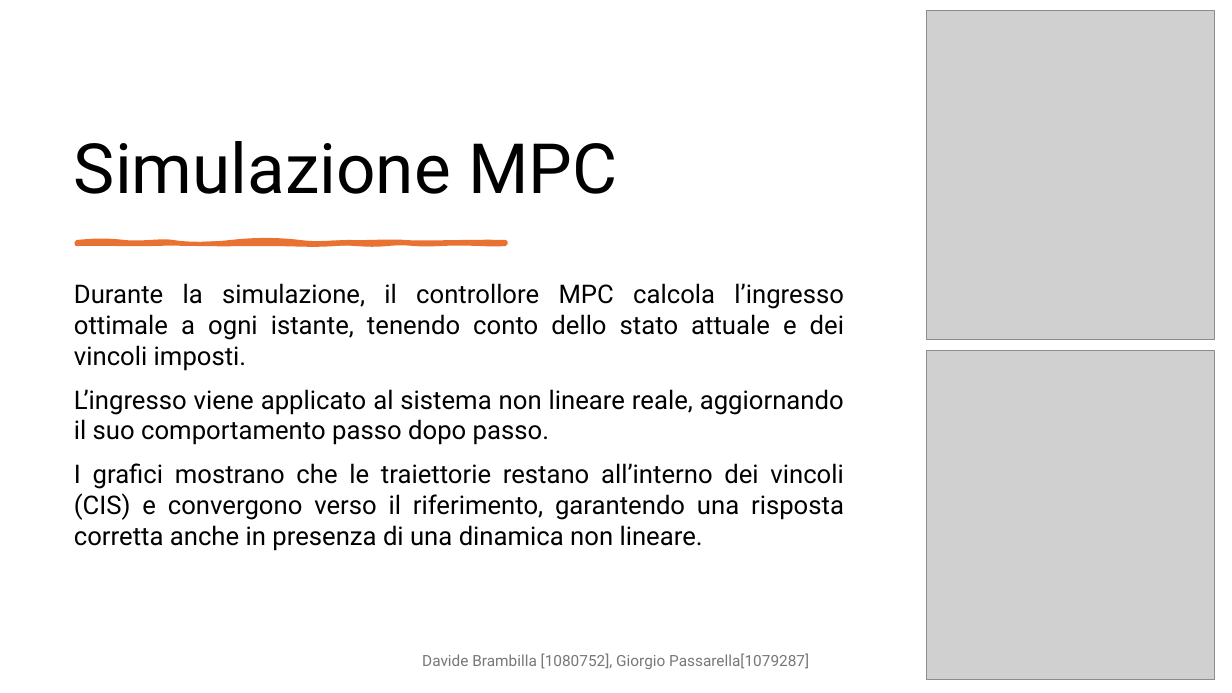
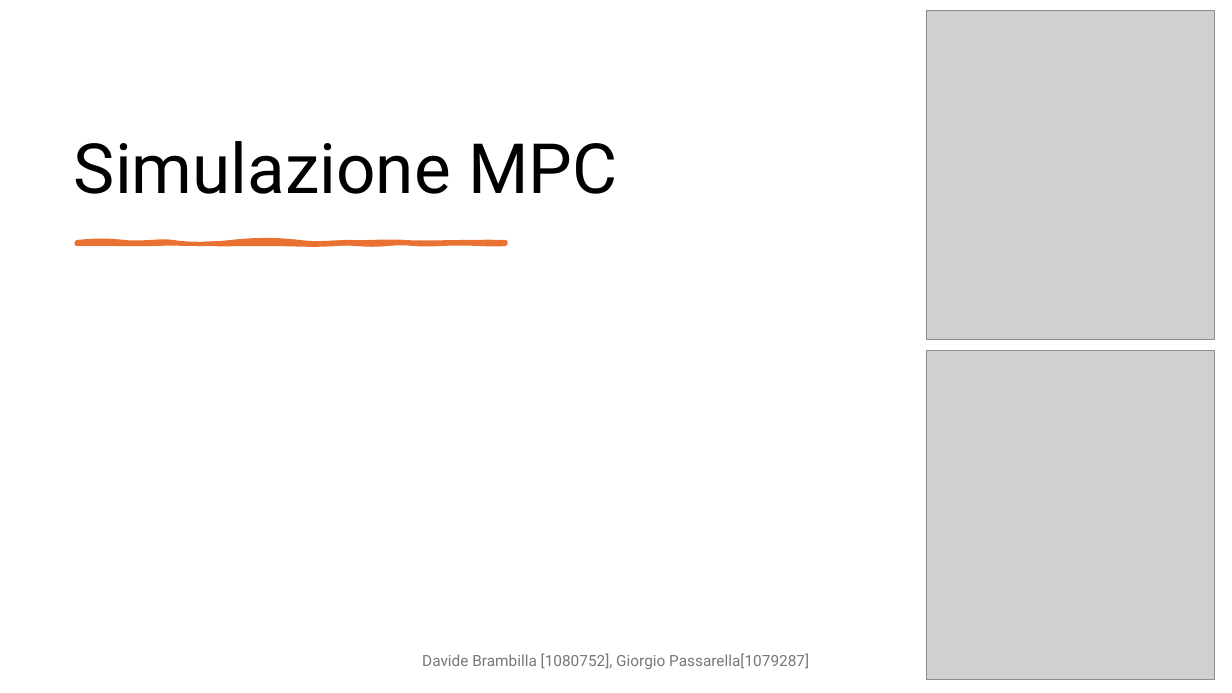
Before and after one commit to DavideBrambilla98/interconnectedTanksMPC, a slide deck: slide 18 of cam.pptx. Drawn at 1232x693 pixels with LibreOffice and Linux fonts; fonts in the diff are those of the drawing; grey boxes stand for pictures. Boxes give left, top, right and bottom in pixels: in the first picture for what was removed or moved away, otherwise in the second. Text is boxed around its words. In the diff, an @@ line names an element or a change of style, - is before the commit and + after.

Commit message:
Update cam.pptx
Aggiornata parte con vincoli di disuguaglianza

```diff
--- a/cam.pptx
+++ b/cam.pptx
@@ text removed at (74, 283, 844, 551) @@
-Durante la simulazione, il controllore MPC calcola l’ingresso ottimale a ogni istante, tenendo conto dello stato attuale e dei vincoli imposti.
-L’ingresso viene applicato al sistema non lineare reale, aggiornando il suo comportamento passo dopo passo.
-I grafici mostrano che le traiettorie restano all’interno dei vincoli (CIS) e convergono verso il riferimento, garantendo una risposta corretta anche in presenza di una dinamica non lineare.
```
Also in this commit, not shown: 4 slides added.
